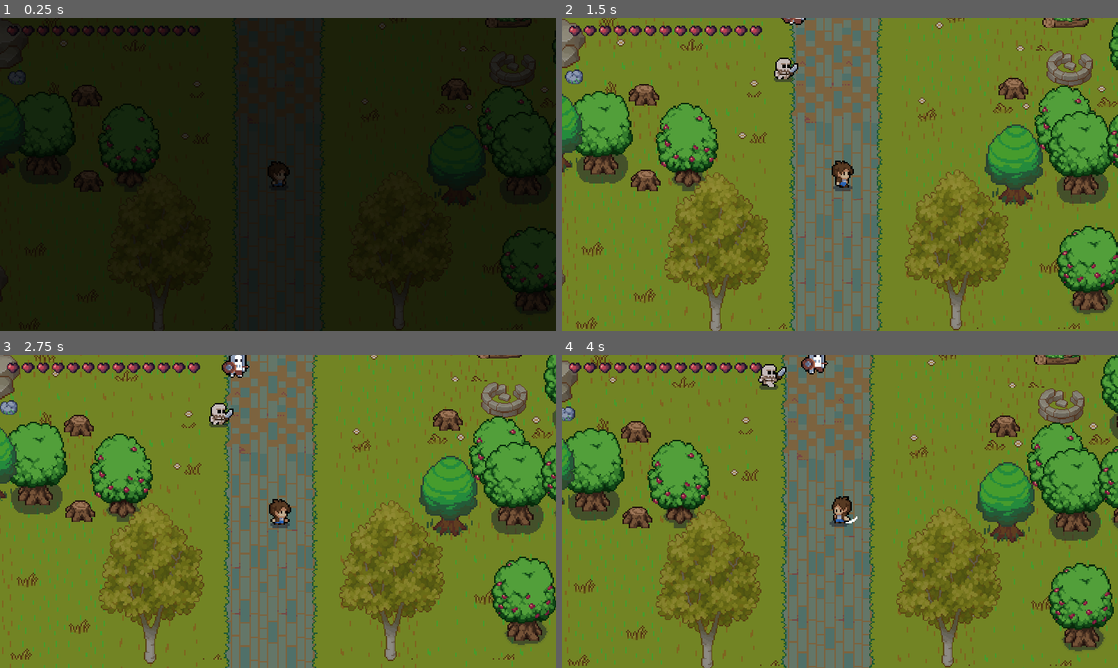
Above: before the commit, frames 1-4 (two rows, left to right).
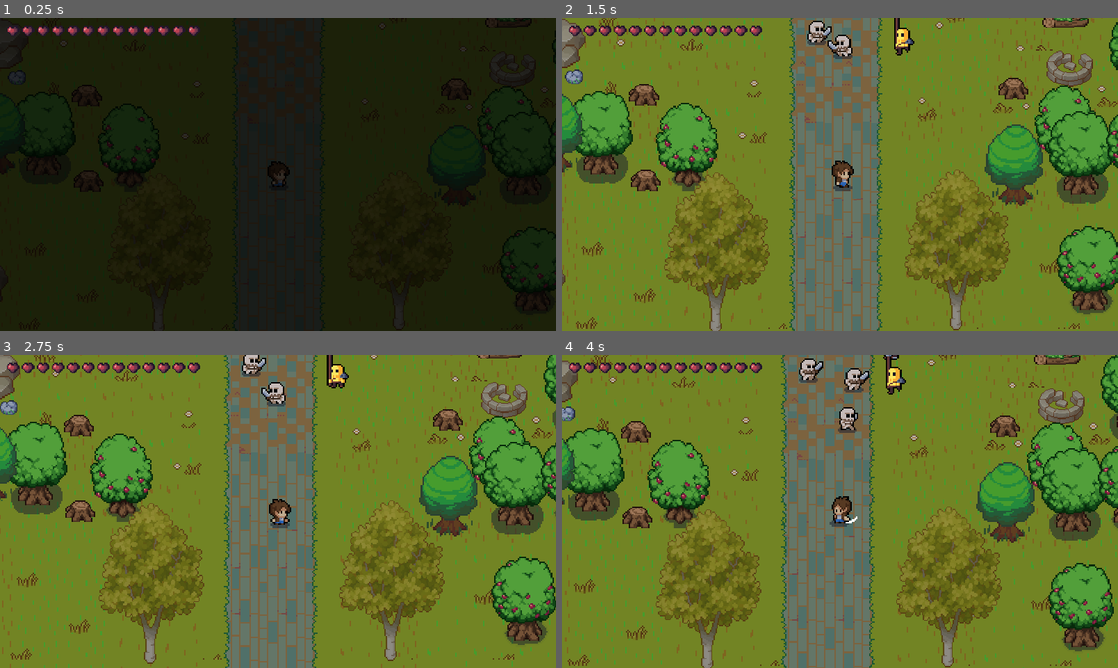
Above: after the commit, the same moments.

Repository: 0IUwUL/Crawlers-Of-The-Skeleton-Forest
Game: Godot game, scene res://Maps/Boss Room awit.tscn
The game is run twice, just before and just after one commit, with the same random seed, the same clock (stepped at 60 frames per second) and the same inputs. This scene is started directly instead of the project's main scene.
Inputs:
- Up to frame 1 (0.25 s): no input
- Up to frame 2 (1.5 s): hold Right (ui_right) 0.53-1.28 s; tap Space (Attack) at 0.6, 1.35 s; hold Down (ui_down) from 1.28 s (still down)
- Up to frame 3 (2.75 s): release Down (ui_down) at 2.03 s; hold Right (ui_right) from 2.03 s (still down); tap Space (Attack) at 2.1 s
- Up to frame 4 (4 s): release Right (ui_right) at 2.78 s; hold Up (ui_up) 2.78-3.53 s; tap Space (Attack) at 2.85, 3.6 s; hold Left (ui_left) from 3.53 s (still down)

The runs differ from the first frame. In frame 1, 0.7% of the frame differs, in the area x 1-36%, y 2-6%; in frame 2, 1.1%; in frame 3, 1.2%; in frame 4, 1.4%, in the area x 35-62%, y 0-25%.

Commit message:
feat: added GameOver Display and fixed transition to Boss room

Diff:
--- a/Maps/1st_Floor_Next_Scene.gd
+++ b/Maps/1st_Floor_Next_Scene.gd
@@ -6,6 +6,7 @@
 onready var collision = $CollisionShape2D
 onready var animation = $AnimatedSprite
 onready var transition = $Transition_Screen
+
 func _ready():
 	cond.enemies = 12
 	cond.connect("no_enemies", self, "_on_Status_No_Enemies")
--- a/Maps/Boss Room awit.tscn
+++ b/Maps/Boss Room awit.tscn
@@ -36,7 +36,12 @@
 [ext_resource path="res://Effects/WhiteColor.gdshader" type="Shader" id=34]
 [ext_resource path="res://NPC/Slime_OP.gd" type="Script" id=35]
 [ext_resource path="res://Effects/Transition_Screen.tscn" type="PackedScene" id=36]
-[ext_resource path="res://Maps/Floor_Animation.gd" type="Script" id=37]
+[ext_resource path="res://Maps/Final_Scene.gd" type="Script" id=37]
+[ext_resource path="res://Effects/Portal.tscn" type="PackedScene" id=38]
+[ext_resource path="res://UI/MapAdvance.tscn" type="PackedScene" id=39]
+
+[sub_resource type="RectangleShape2D" id=7]
+extents = Vector2( 14.5, 10 )
 
 [sub_resource type="TileSet" id=2]
 0/name = "Pattern_1"
@@ -1083,7 +1088,19 @@
 [sub_resource type="AnimationNodeStateMachinePlayback" id=4]
 
 [node name="Boss Room awit" type="Node2D"]
+
+[node name="MapAdvance" parent="." instance=ExtResource( 39 )]
 script = ExtResource( 37 )
+path_to_scene = "res://Maps/GameOver.tscn"
+
+[node name="CollisionShape2D" parent="MapAdvance" index="0"]
+position = Vector2( 243.5, 53 )
+shape = SubResource( 7 )
+
+[node name="AnimatedSprite" parent="MapAdvance" instance=ExtResource( 38 )]
+position = Vector2( 246, 53 )
+
+[node name="Transition_Screen" parent="MapAdvance" instance=ExtResource( 36 )]
 
 [node name="Camera2D" type="Camera2D" parent="."]
 position = Vector2( 247, 245 )
@@ -1121,6 +1138,7 @@
 
 [node name="Walls_Ritual" type="TileMap" parent="."]
 scale = Vector2( 0.4, 0.4 )
+z_index = -1
 tile_set = SubResource( 5 )
 cell_size = Vector2( 8, 8 )
 format = 1
@@ -1513,8 +1531,6 @@
 [node name="Skeleton_Shield3" parent="YSort/Enemies" instance=ExtResource( 27 )]
 position = Vector2( 267, 93 )
 
-[node name="Skeleton_Shield2" parent="YSort/Enemies" instance=ExtResource( 27 )]
-
 [node name="Skeleton_Shield" parent="YSort/Enemies" instance=ExtResource( 27 )]
 position = Vector2( 239, 94 )
 
@@ -1542,12 +1558,13 @@
 [node name="Lancer" parent="YSort/Enemies" instance=ExtResource( 29 )]
 position = Vector2( 297, 99 )
 
-[node name="Transition_Screen" parent="." instance=ExtResource( 36 )]
-
+[connection signal="transition" from="MapAdvance/Transition_Screen" to="MapAdvance" method="_on_Transition_Screen_transition"]
+
+[editable path="MapAdvance"]
+[editable path="MapAdvance/Transition_Screen"]
 [editable path="YSort/Enemies/Slime"]
 [editable path="YSort/Enemies/Slime/Hurtbox"]
 [editable path="YSort/Enemies/Slime/PlayerDetection"]
 [editable path="YSort/Enemies/Slime/HitBox"]
 [editable path="YSort/Enemies/Slime/EnemyAttackAnimate"]
 [editable path="YSort/Enemies/Slime/SoftCollision"]
-[editable path="Transition_Screen"]
--- a/Maps/3rd_Floor_Next_Scene.gd
+++ b/Maps/Final_Scene.gd
@@ -8,7 +8,7 @@
 onready var transition = $Transition_Screen
 
 func _ready():
-	cond.enemies = 6
+	cond.enemies = 10
 	cond.connect("no_enemies", self, "_on_Status_No_Enemies")
 	collision.set_deferred("disabled", true)
 	transition._load()
@@ -20,7 +20,6 @@
 	change_scene()
 
 func _on_Status_No_Enemies():
-	print("off")
 	collision.set_deferred("disabled", false)
 	animation.visible = true
 	animation.play("Portal")
--- a/Maps/Floor_Animation.gd
+++ b/Maps/Floor_Animation.gd
@@ -3,3 +3,7 @@
 onready var transition = $Transition_Screen
 func _ready():
 	transition._load()
+
+
+func _on_Transition_Screen_transition():
+	pass # Replace with function body.
--- a/Maps/Floor_Cond.gd
+++ b/Maps/Floor_Cond.gd
@@ -18,8 +18,6 @@
 
 func set_enemies(h):
 	enemies = h
-	print(enemies)
 	emit_signal("enemies_changed", enemies)
 	if enemies <= 0:
-		print("off")
 		emit_signal("no_enemies")
--- /dev/null
+++ b/Maps/GameOver.tscn
@@ -0,0 +1,25 @@
+[gd_scene load_steps=3 format=2]
+
+[ext_resource path="res://Effects/Transition_Screen.tscn" type="PackedScene" id=1]
+[ext_resource path="res://Maps/Floor_Animation.gd" type="Script" id=2]
+
+[node name="GameOver" type="Node2D"]
+script = ExtResource( 2 )
+
+[node name="CanvasLayer" type="CanvasLayer" parent="."]
+
+[node name="ColorRect" type="ColorRect" parent="CanvasLayer"]
+anchor_right = 1.0
+anchor_bottom = 1.0
+color = Color( 0, 0, 0, 1 )
+
+[node name="Label" type="Label" parent="CanvasLayer"]
+margin_left = 209.0
+margin_top = 102.0
+margin_right = 282.0
+margin_bottom = 116.0
+text = "Game Over"
+
+[node name="Transition_Screen" parent="." instance=ExtResource( 1 )]
+
+[connection signal="transition" from="Transition_Screen" to="." method="_on_Transition_Screen_transition"]
--- a/Maps/Room_3.tscn
+++ b/Maps/Room_3.tscn
@@ -988,6 +988,7 @@
 [node name="Transition_Screen" parent="Advance_Boss_Room" instance=ExtResource( 28 )]
 
 [connection signal="transition" from="Return_2nd_Floor/Transition_Screen" to="Return_2nd_Floor" method="_on_Transition_Screen_transition"]
+[connection signal="transition" from="Advance_Boss_Room/Transition_Screen" to="Advance_Boss_Room" method="_on_Transition_Screen_transition"]
 
 [editable path="Return_2nd_Floor"]
 [editable path="Return_2nd_Floor/Transition_Screen"]
--- a/Player/Player.tscn
+++ b/Player/Player.tscn
@@ -719,7 +719,6 @@
 disabled = true
 
 [node name="Hurtbox" parent="." instance=ExtResource( 5 )]
-collision_layer = 4
 
 [node name="CollisionShape2D" parent="Hurtbox" index="0"]
 position = Vector2( 0, 4 )
Not shown: 1 places in Maps/Boss Room awit.tscn that only renumber resources
